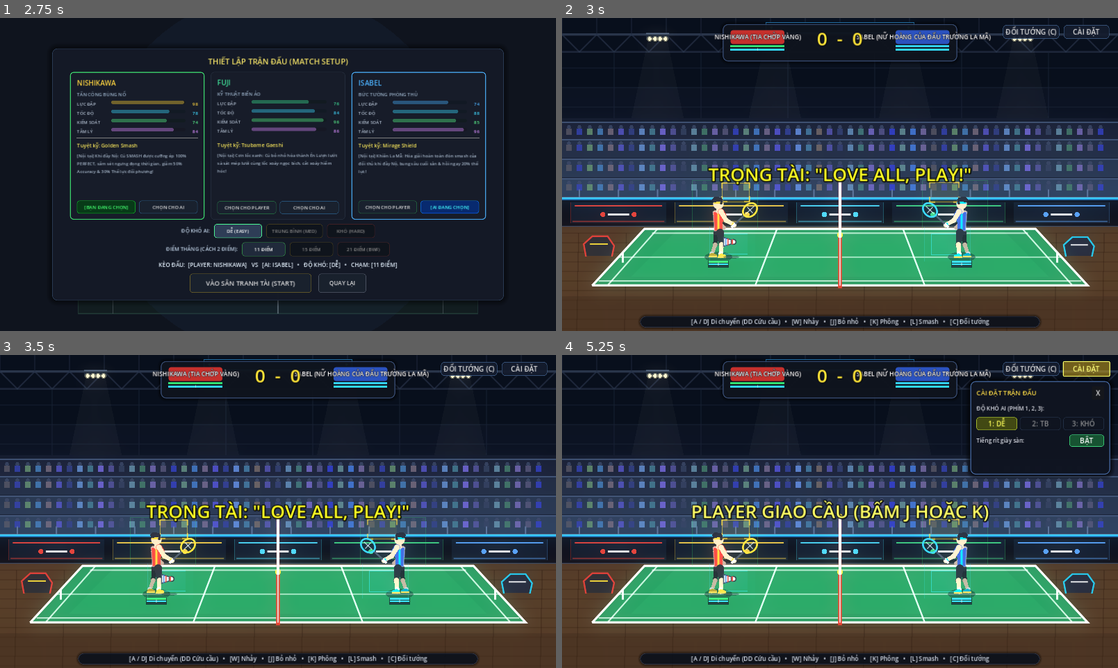
Above: before the commit, frames 1-4 (two rows, left to right).
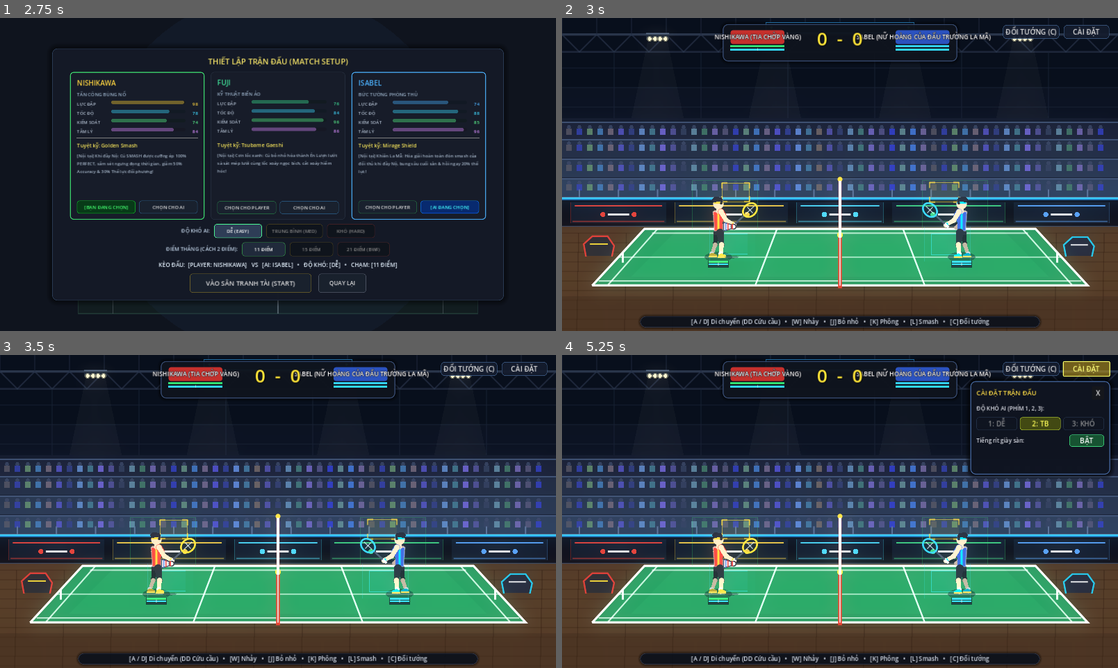
Above: after the commit, the same moments.

Repository: Lurz0205/kaiser-shuttle
Game: Godot game, scene res://scenes/Main.tscn
Same seed, same stepped clock (60 frames per second), same inputs: the game is played once before the commit and once after it.
Inputs:
- Up to frame 1 (2.75 s): click "BẮT ĐẦU TRANH TÀI (PLAY)" at 0.5 s; click "DỄ (EASY)" at 1.25 s; click "DỄ (EASY)" at 2 s
- Up to frame 2 (3 s): click "VÀO SÂN TRANH TÀI (START)" at 2.75 s
- Up to frame 3 (3.5 s): no input
- Up to frame 4 (5.25 s): click "ĐỔI TƯỚNG (C)" at 3.5 s; click "VÀO SÂN TRANH TÀI (START)" at 4.25 s; click "CÀI ĐẶT" at 5 s

Frame 1 is identical in both runs. In frame 2, 1.6% of the frame differs, in the area x 26-74%, y 46-77%; in frame 3, 1.6%; in frame 4, 2.5%, in the area x 23-90%, y 19-77%.
Error after the commit: Invalid call. Nonexistent function 'reset_in_match_learning' in base 'CharacterBody2D (BadmintonPlayer)'. (res://scripts/main.gd:398)

Commit message:
feat: Anti-exploit tactical AI upgrade, in-match habit learning, stamina conservation & umpire audio fix for scripts/main.gd

Diff:
--- a/scripts/main.gd
+++ b/scripts/main.gd
@@ -395,6 +395,7 @@
 		if ai_rival.stats:
 			ai_rival.stats.reset_stamina()
 			ai_rival.stats.reset_torque()
+		ai_rival.reset_in_match_learning()
 		set_ai_difficulty(diff)
 
 	# Cập nhật tên huy hiệu trên HUD
@@ -596,6 +597,8 @@
 		score_player = 0
 		score_ai = 0
 		_update_scoreboard()
+		if ai_rival:
+			ai_rival.reset_in_match_learning()
 		_setup_serve("player")
 		if sfx_low_ball_play:
 			sfx_low_ball_play.play()
@@ -636,7 +639,9 @@
 	is_umpire_speaking = true
 	if sfx_low_ball_play:
 		sfx_low_ball_play.play()
-	_show_banner("TRỌNG TÀI: \"LOVE ALL, PLAY!\"", Color(1.0, 0.88, 0.35))
+	if label_banner:
+		label_banner.visible = false
+		label_banner.text = ""
 
 	get_tree().create_timer(1.7).timeout.connect(func():
 		is_umpire_speaking = false
@@ -721,7 +726,9 @@
 	prev_shuttle_x = serve_pos.x
 
 	if is_umpire_speaking:
-		_show_banner("TRỌNG TÀI: \"LOVE ALL, PLAY!\"", Color(1.0, 0.88, 0.35))
+		if label_banner:
+			label_banner.visible = false
+			label_banner.text = ""
 	else:
 		var server_name = "PLAYER" if server == "player" else "RIVAL AI"
 		_show_banner("%s GIAO CẦU (BẤM J HOẶC K)" % server_name, Color(1.0, 1.0, 1.0))
@@ -815,6 +822,8 @@
 	if ai_rival:
 		ai_rival.current_tension_mult = tension_mult
 		ai_rival.current_tension_level = tension_lvl
+		if hitter == "player":
+			ai_rival.record_opponent_shot(shot_type, contact_pos.x)
 		if ai_rival.ai_pressure_model:
 			if (is_smash or shot_type == "smash" or shot_type == "boom_smash") and hitter == "player":
 				ai_rival.ai_pressure_model.on_opponent_smash(shot_type == "boom_smash")
@@ -1590,6 +1599,7 @@
 	if ai_rival and ai_rival.stats:
 		ai_rival.stats.reset_stamina()
 		ai_rival.stats.reset_torque()
+		ai_rival.reset_in_match_learning()
 	_setup_serve("player")
 	_play_umpire_opening_call("player")
 
